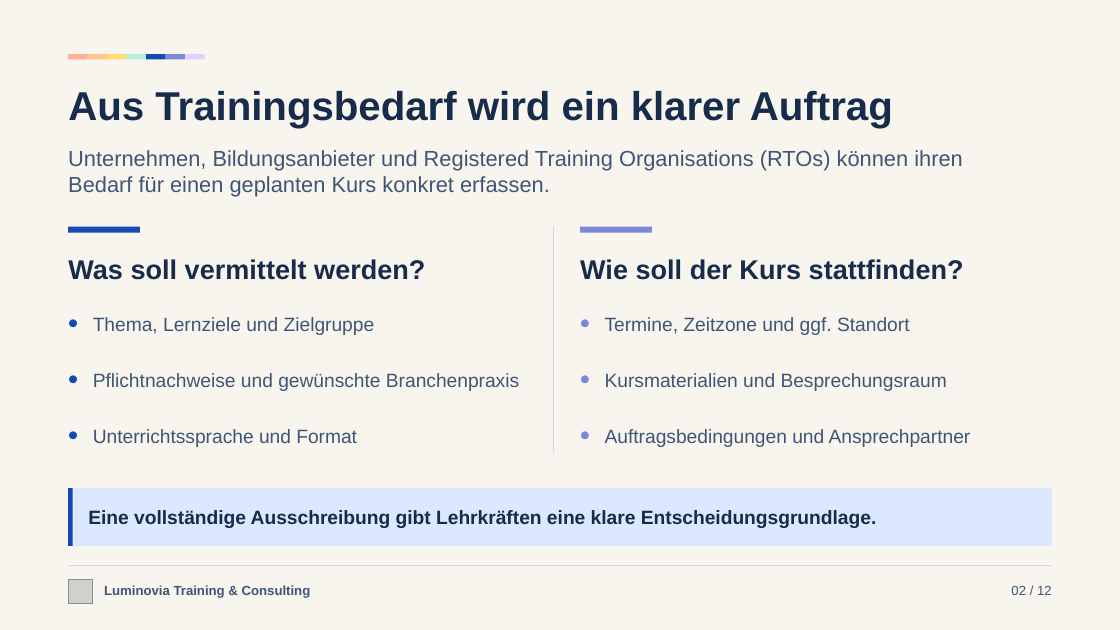
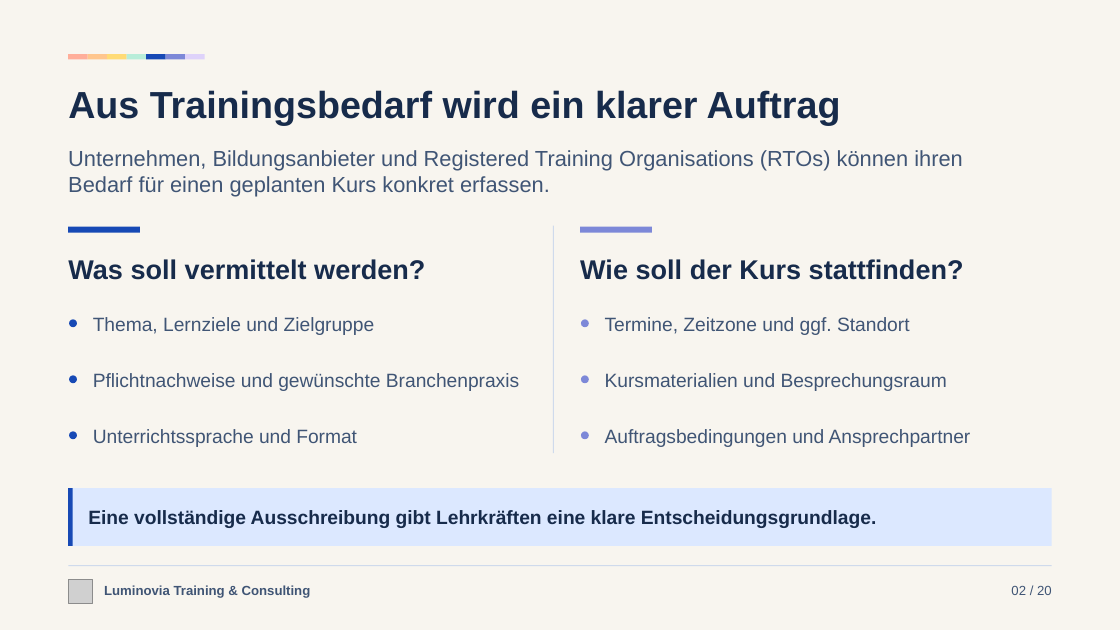
Before and after one commit to Luminovia-Training-Consulting/Luminovia-Management-Tool, a slide deck: slide 2 of docs/sales/luminovia-sales-deck-de.pptx. Drawn at 1120x630 pixels with LibreOffice and Linux fonts; fonts in the diff are those of the drawing; grey boxes stand for pictures. Boxes give left, top, right and bottom in pixels: in the first picture for what was removed or moved away, otherwise in the second. Text is boxed around its words. In the diff, an @@ line names an element or a change of style, - is before the commit and + after.

```diff
--- a/docs/sales/luminovia-sales-deck-de.pptx
+++ b/docs/sales/luminovia-sales-deck-de.pptx
@@ text "Aus Trainingsbedarf wird ein klarer ..." at <box>68,90,841,125</box>: size 34.5 to 32.2 pt @@
@@ text at <box>1011,586,1052,595</box>: text changed @@
-02 / 12
+02 / 20
```
Also in this commit, not shown: 11 other slides changed, 8 slides added, 3 other files.
